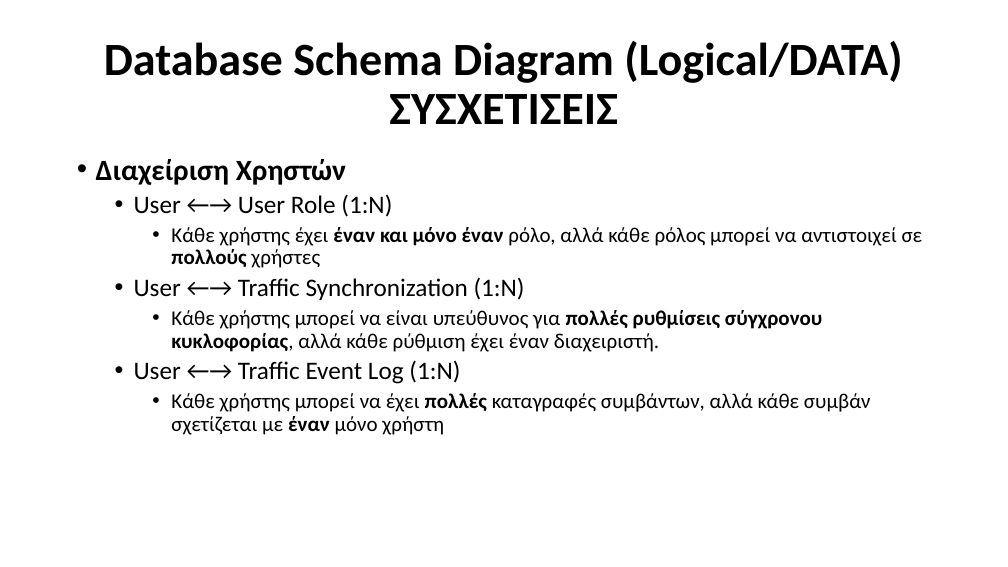
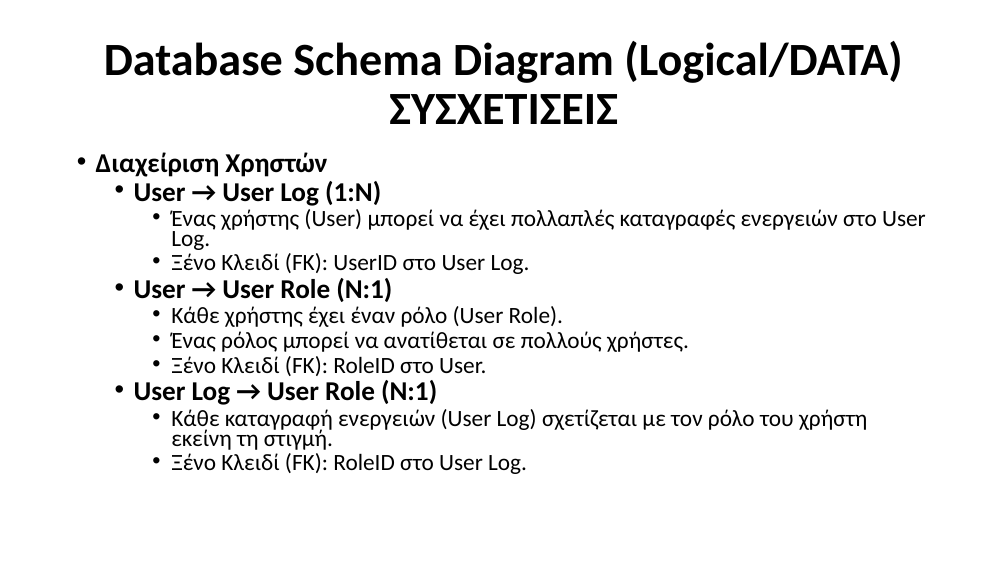
Before and after one commit to Ath21/STL_Drive, a slide deck: slide 24 of Presentation.pptx (slide 12 before the commit). Drawn at 1008x567 pixels with LibreOffice and Linux fonts; fonts in the diff are those of the drawing. Boxes give left, top, right and bottom in pixels: in the first picture for what was removed or moved away, otherwise in the second. Text is boxed around its words. In the diff, an @@ line names an element or a change of style, - is before the commit and + after.

```diff
--- a/Presentation.pptx
+++ b/Presentation.pptx
@@ text at [96,152,327,177]: size 28 to 25.9 pt in "Διαχείριση Χρηστών"; line spacing 0.9 to 0.7 @@
@@ text at [134,181,926,474]: text changed; size 20 to 22.2 pt @@
-  • User ←→ User Role (1:N)
-    • Κάθε χρήστης έχει έναν και μόνο έναν ρόλο, αλλά κάθε ρόλος μπορεί να αντιστοιχεί σε πολλούς χρήστες
-  • User ←→ Traffic Synchronization (1:N)
-    • Κάθε χρήστης μπορεί να είναι υπεύθυνος για πολλές ρυθμίσεις σύγχρονου κυκλοφορίας, αλλά κάθε ρύθμιση έχει έναν διαχειριστή.
-  • User ←→ Traffic Event Log (1:N)
-    • Κάθε χρήστης μπορεί να έχει πολλές καταγραφές συμβάντων, αλλά κάθε συμβάν σχετίζεται με έναν μόνο χρήστη
+  • User → User Log (1:N)
+    • Ένας χρήστης (User) μπορεί να έχει πολλαπλές καταγραφές ενεργειών στο User Log.
+    • Ξένο Κλειδί (FK): UserID στο User Log.
+  • User → User Role (N:1)
+    • Κάθε χρήστης έχει έναν ρόλο (User Role).
+    • Ένας ρόλος μπορεί να ανατίθεται σε πολλούς χρήστες.
+    • Ξένο Κλειδί (FK): RoleID στο User.
+  • User Log → User Role (N:1)
+    • Κάθε καταγραφή ενεργειών (User Log) σχετίζεται με τον ρόλο του χρήστη εκείνη τη στιγμή.
+    • Ξένο Κλειδί (FK): RoleID στο User Log.
```
Also in this commit, not shown: 4 other slides changed, 14 slides added, 2 slides removed, 1 other file.
